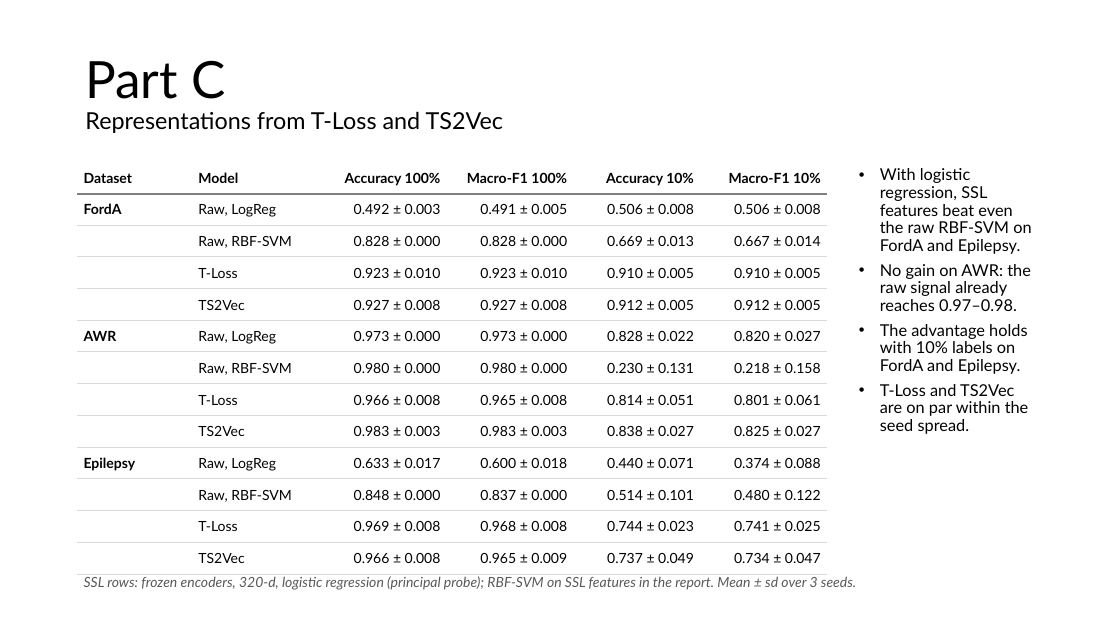
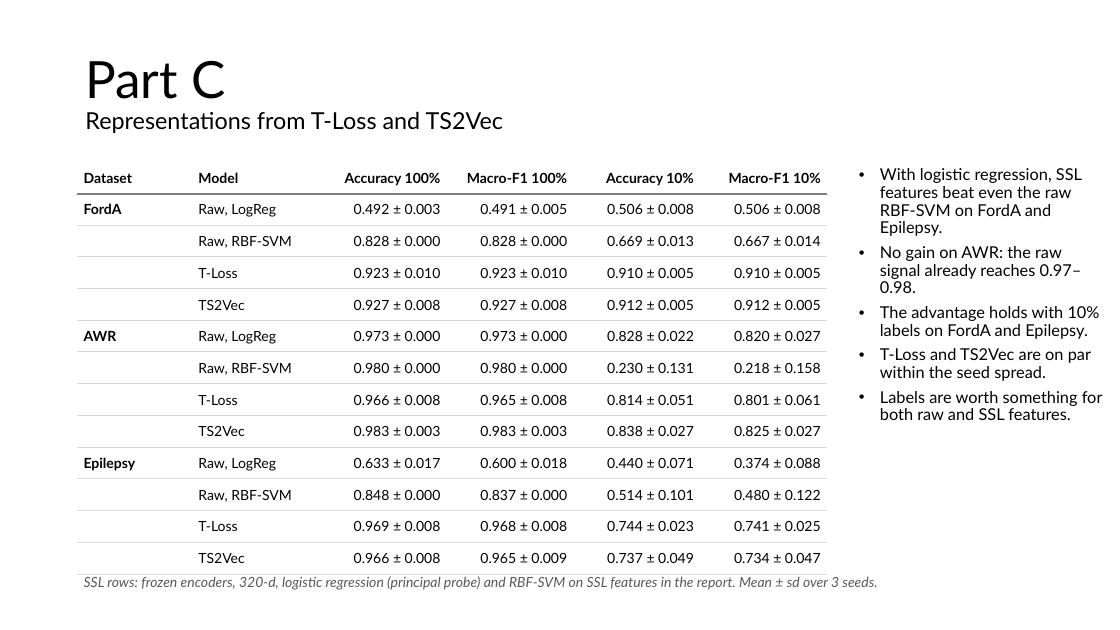
Before and after one commit to FVardi/PhD-Courses, a slide deck: slide 11 of Deep learning for time-series/Assignment 4/Presentation.pptx (slide 10 before the commit). Drawn at 1120x630 pixels with LibreOffice and Linux fonts; fonts in the diff are those of the drawing. Boxes give left, top, right and bottom in pixels: in the first picture for what was removed or moved away, otherwise in the second. Text is boxed around its words. In the diff, an @@ line names an element or a change of style, - is before the commit and + after.

```diff
--- a/Deep learning for time-series/Assignment 4/Presentation.pptx
+++ b/Deep learning for time-series/Assignment 4/Presentation.pptx
@@ text at (x1=880, y1=391, x2=1103, y2=420): paragraph added @@
+• Labels are worth something for both raw and SSL features.
@@ text at (x1=84, y1=576, x2=877, y2=590): text changed @@
-SSL rows: frozen encoders, 320-d, logistic regression (principal probe); RBF-SVM on SSL features in the report. Mean ± sd over 3 seeds.
+SSL rows: frozen encoders, 320-d, logistic regression (principal probe) and RBF-SVM on SSL features in the report. Mean ± sd over 3 seeds.
```
Also in this commit, not shown: 11 other slides changed, 2 slides added, 2 slides removed, 17 other files.
